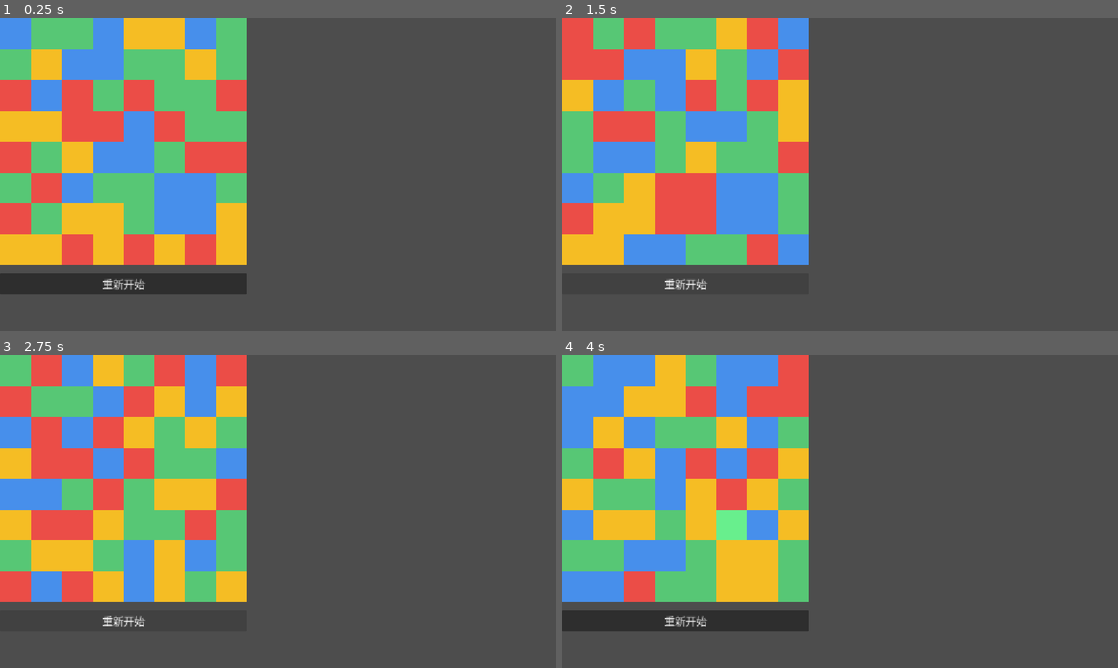
Above: before the commit, frames 1-4 (two rows, left to right).
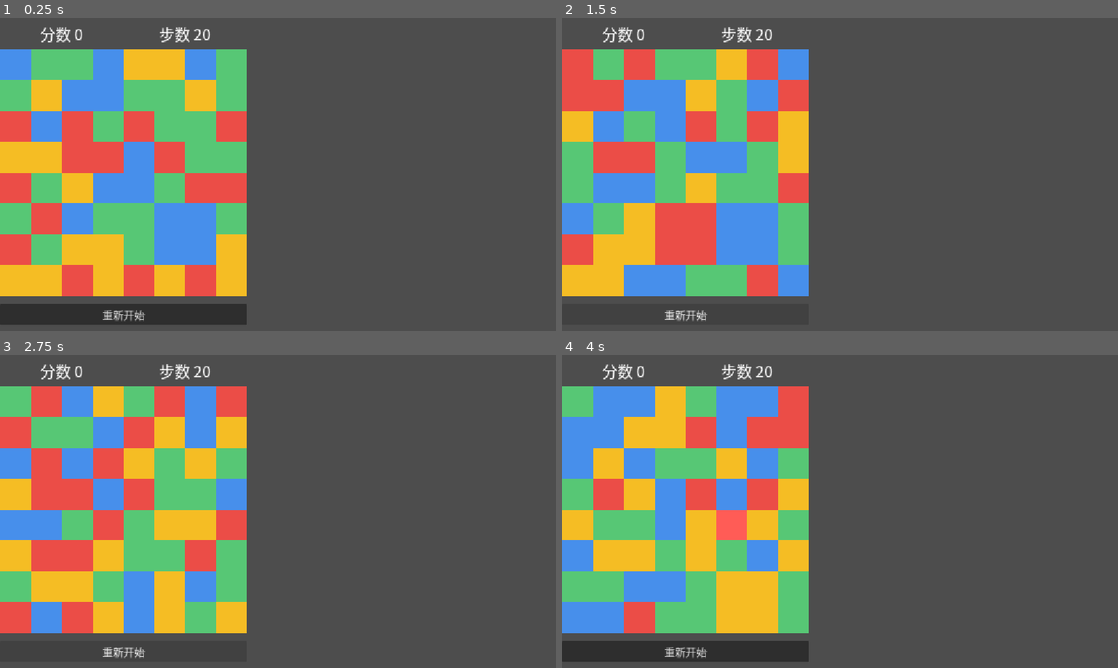
Above: after the commit, the same moments.

Repository: jopatk123/match3_learn
Game: Godot game, scene res://scenes/board.tscn
Same seed, same stepped clock (60 frames per second), same inputs: the game is played once before the commit and once after it.
Inputs (mouse positions are in pixels of both pictures, inside the frame that each line leads up to):
- Up to frame 1 (0.25 s): no input
- Up to frame 2 (1.5 s): click "重新开始" at 0.5 s; click "重新开始" at 1.25 s
- Up to frame 3 (2.75 s): click "重新开始" at 2 s
- Up to frame 4 (4 s): tap Enter at 2.75 s; move the mouse to (962, 495) at 2.77 s; click (962, 495) at 2.92 s; tap Space at 3.5 s; drag from (728, 527) to (812, 574) at 3.52 s

The runs differ from the first frame. In frame 1, 36% of the frame differs, in the area x 0-45%, y 0-98%; in frame 2, 32%; in frame 3, 36%; in frame 4, 36%.

Commit message:
完成 M8.2：成功交换扣步，并把分数步数移进窗口顶栏
Co-authored-by: Cursor <cursoragent@cursor.com>

Diff:
--- a/scripts/board.gd
+++ b/scripts/board.gd
@@ -1,9 +1,11 @@
 extends Node2D
 # =====================================================================
 # 开心消消乐 · 棋盘脚本
-# 已实现：M1–M7 + M8.1 重新开始
+# 已实现：M1–M7 + M8.1 重新开始 + M8.2 剩余步数
 # 【M8.1 一句话】按钮是「玩家发给棋盘的命令」，不走格子点击那条路。
 #   按了就打断当前动画，换一盘新棋，分数归零。正在播放的 await 会发现「这一局已经作废」，立刻停手。
+# 【M8.2 一句话】步数是「玩家的手数」，不是「消了几轮」。
+#   只有成功换出三连才扣 1 步，而且一出手就扣；后面连锁再消不再扣。回弹等于没出手。
 # 【M7.1 一句话】棋盘在「结算 / 动画」时是忙碌的：忙碌期间点击全部丢掉。
 # 【M7.2 一句话】交换不再瞬间换色，而是两块滑向对方；滑完再问「有没有三连」。
 #   有 → 坐下（节点弹回自己的格子、颜色跟上数据），再走原来的消除结算。
@@ -46,6 +48,9 @@
 const COLS := 8
 # 每个方块在屏幕上占多少像素（边长 64px）
 const CELL_SIZE := 64
+# ⑫ 留给分数/步数的顶栏高度。游戏窗口从 y=0 开始画，
+#   标签如果放在 y=-62（棋盘上方屏幕外），运行时就看不见，只剩下面的按钮。
+const HUD_HEIGHT := 64
 # NONE 表示"当前没有任何格子被选中"。用 (-1,-1) 这个永远到不了的坐标当"空"。
 const NONE := Vector2i(-1, -1)
 # EMPTY 表示"这一格已经被消除，暂时空着"。用 -1 这个颜色编号里不存在的数当"空"。
@@ -77,6 +82,8 @@
 const ELIM_DURATION := 0.36
 # ⑩ M7.4：每下落一格用这么多秒。掉得越远，时间越长，看起来才像重力。
 const FALL_PER_CELL := 0.08
+# ⑫ M8.2：一局开始有多少步。改这个数字就能调难度。
+const START_MOVES := 20
 
 
 # ---------------------------------------------------------------
@@ -101,8 +108,12 @@
 
 # ⑤ M5 计分：当前累积的总分
 var score: int = 0
+# ⑫ M8.2：这一局还剩几步。和 score 一样属于「这一局的数据」，不是棋盘格子。
+var moves: int = START_MOVES
 # 显示分数的文字标签（显示层的一部分，和 _tiles 是一家人）
 var _score_label: Label = null
+# ⑫ 显示剩余步数，放在分数旁边。
+var _moves_label: Label = null
 # ⑪ M8.1：重新开始按钮。它不经过格子点击，所以动画中也能按。
 var _restart_btn: Button = null
 # ⑪ 「这一局」的编号。每重开一次 +1。await 回来后如果编号变了，说明这局已经作废。
@@ -129,8 +140,7 @@
 	if _run_id != id:
 		return
 	_busy = false
-	score = 0
-	_score_label.text = "0"
+	_reset_round_hud()
 
 
 # ---------------------------------------------------------------
@@ -201,7 +211,7 @@
 			var tile := ColorRect.new() # 新建一个矩形节点
 			tile.color = COLORS[board[r][c]] # 用数字查颜色，赋给它
 			tile.size = Vector2(CELL_SIZE, CELL_SIZE) # 宽高 64
-			tile.position = Vector2(c, r) * CELL_SIZE # 摆到 (列,行) 位置
+			tile.position = _grid_pos(Vector2i(c, r)) # 棋盘整体下移，给顶栏留位置
 			add_child(tile) # 挂到节点树里，"出现在屏幕上"
 
 			# 每个格子自己监听点击。
@@ -219,23 +229,34 @@
 			row.append(tile)
 		_tiles.append(row)
 
-	# ⑤ M5：在棋盘上方画一个"分数"标签。
-	#   Label 是"文字控件"，横跨整个棋盘宽度、水平居中，让文字显示在正中间。
+	# ⑤ M5 + ⑫ M8.2：棋盘上方左边分数、右边步数。
+	#   两个 Label 各占一半宽度，数据分开、显示也分开。
+	var hud_w := COLS * CELL_SIZE * 0.5
 	_score_label = Label.new()
-	_score_label.text = str(score) # 初始分数 0
-	_score_label.horizontal_alignment = HORIZONTAL_ALIGNMENT_CENTER # 文字水平居中
-	_score_label.size = Vector2(COLS * CELL_SIZE, 60) # 宽=棋盘宽（列数 × 格子边长），高 60
-	_score_label.position = Vector2(0, -62) # 放在棋盘上方一点
+	_score_label.horizontal_alignment = HORIZONTAL_ALIGNMENT_CENTER
+	_score_label.size = Vector2(hud_w, HUD_HEIGHT)
+	_score_label.position = Vector2(0, 0)
+	_score_label.vertical_alignment = VERTICAL_ALIGNMENT_CENTER
 	_score_label.add_theme_font_override("font", _ui_font())
-	_score_label.add_theme_font_size_override("font_size", 40) # 字号加大
-	add_child(_score_label) # 挂到节点树上
+	_score_label.add_theme_font_size_override("font_size", 32)
+	add_child(_score_label)
+
+	_moves_label = Label.new()
+	_moves_label.horizontal_alignment = HORIZONTAL_ALIGNMENT_CENTER
+	_moves_label.size = Vector2(hud_w, HUD_HEIGHT)
+	_moves_label.position = Vector2(hud_w, 0)
+	_moves_label.vertical_alignment = VERTICAL_ALIGNMENT_CENTER
+	_moves_label.add_theme_font_override("font", _ui_font())
+	_moves_label.add_theme_font_size_override("font_size", 32)
+	add_child(_moves_label)
+	_refresh_hud() # 先画出「分数 0 / 步数 20」，开局结算后再归零分数、补满步数
 
 	# ⑪ M8.1：Button 是控件，按下会发出 pressed 信号。
 	#   信号 ≈「这件事发生了，请谁来处理」。这里连接到 _restart_game。
 	_restart_btn = Button.new()
 	_restart_btn.text = "重新开始"
 	_restart_btn.size = Vector2(COLS * CELL_SIZE, 44)
-	_restart_btn.position = Vector2(0, ROWS * CELL_SIZE + 16) # 棋盘正下方
+	_restart_btn.position = Vector2(0, HUD_HEIGHT + ROWS * CELL_SIZE + 16) # 棋盘正下方
 	_restart_btn.add_theme_font_override("font", _ui_font())
 	_restart_btn.add_theme_font_size_override("font_size", 22)
 	_restart_btn.pressed.connect(_restart_game)
@@ -319,9 +340,9 @@
 func _is_neighbor(a: Vector2i, b: Vector2i) -> bool:
 	return abs(a.x - b.x) + abs(a.y - b.y) == 1
 
-# 格子 (r,c) 在屏幕上应处的左上角。滑动的起点 / 终点都用它，避免手写两遍乘法。
+# 格子在屏幕上应处的左上角。y 要加上 HUD_HEIGHT，整盘棋才在分数下面，而不是把标签挤出窗口。
 func _grid_pos(pos: Vector2i) -> Vector2:
-	return Vector2(pos.x, pos.y) * CELL_SIZE
+	return Vector2(pos.x * CELL_SIZE, pos.y * CELL_SIZE + HUD_HEIGHT)
 
 
 # 只改数据层：对调 board 里两个格子的颜色编号，不动画面。
@@ -363,6 +384,26 @@
 		for c in COLS:
 			_reset_tile_xform(Vector2i(c, r))
 			_refresh_tile(r, c)
+
+
+# ⑫ 分数和步数都只从这里写到标签上。别在别处直接改 .text，免得漏掉一边。
+func _refresh_hud() -> void:
+	_score_label.text = "分数 %d" % score
+	_moves_label.text = "步数 %d" % moves
+
+
+# ⑫ 新一局：分数从 0 计，步数补满。开局自动消除不算玩家出手，所以在结算之后才调用。
+func _reset_round_hud() -> void:
+	score = 0
+	moves = START_MOVES
+	_refresh_hud()
+
+
+# ⑫ 成功换出三连时扣 1 步。连锁不再进这里——那不是新的一手。
+func _spend_move() -> void:
+	if moves > 0:
+		moves -= 1
+		_refresh_hud()
 
 
 # ⑪ M8.1：立刻打断并重开。不走格子点击，所以忙碌时也能按。
@@ -379,8 +420,7 @@
 	if _run_id != id:
 		return # 又按了一次重开，让更新的那一次收尾
 	_busy = false
-	score = 0
-	_score_label.text = "0"
+	_reset_round_hud()
 
 
 # ⑧ M7.2：让 a 格的方块滑到 dest_a 那个格子，b 格的方块滑到 dest_b。
@@ -418,6 +458,7 @@
 	_snap_tile(b)
 	_refresh_tile(a.y, a.x)
 	_refresh_tile(b.y, b.x)
+	_spend_move() # ⑫ 成三连这一手立刻扣步，不等连锁播完
 	await _resolve_matches() # 有三连才结算；消除动画和下落动画都会 await，播完才解锁
 
 
@@ -509,7 +550,7 @@
 func _eliminate(matched: Dictionary) -> void:
 	var id := _run_id
 	score += matched.size() * 10
-	_score_label.text = str(score)
+	_refresh_hud()
 
 	var tween := _new_tween()
 	tween.set_parallel(true)
Not shown, changed: README.md
Not shown, changed: docs/需求清单.md
